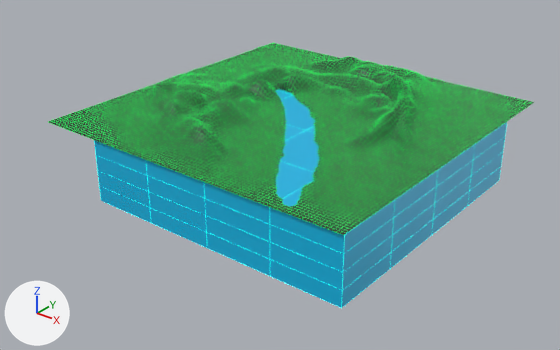
What one commit did to the Blender file web-design/Blender Models/cyberspace/cyberspace.blend.
The view is the same before and after, from a camera (50 mm lens) standing at (17.4, -23.9, 13.2) and looking at (-1.3, -0.6, -1.3). The lights are fixed; the arrows at lower left show +X, +Y and +Z.

The scene before the commit, as lines of its bpy script (objects in view):
```python
me_cube = bpy.data.meshes.new('Cube')
me_cube.from_pydata(...)  # a box spanning x -1.0..1.0, y -1.0..1.0, z -1.0..1.0
me_cube.materials.append(mat_material_004)  # cyan #04b8e7
me_cube.materials.append(mat_material_005)  # cyan #0fffe5
me_plane_001 = bpy.data.meshes.new('Plane.001')
me_plane_001.from_pydata(...)  # 10404 vertices, 10201 faces; spans x -1.0..1.0, y -1.0..1.0, z -0.12..0.16
me_plane_001.materials.append(mat_material_002)  # black #191919
me_plane_001.materials.append(mat_material_001)  # black #000000
ob_landscape = bpy.data.objects.new('Landscape', me_plane_001)
ob_landscape.location = (-3.23, 3.26, 0.0)
ob_landscape.scale = (8.12, 8.12, 8.12)
_m = ob_landscape.modifiers.new('Wireframe', 'WIREFRAME')
_m.thickness = 0.002
_m.use_replace = False
_m.material_offset = 1
ob_river = bpy.data.objects.new('River', me_cube)
ob_river.location = (-1.67, 1.79, -1.55)
ob_river.scale = (6.54, 6.54, 1.5)
_m = ob_river.modifiers.new('Subdivision', 'SUBSURF')
_m.subdivision_type = 'SIMPLE'
_m.levels = 6
_m.render_levels = 6
_m = ob_river.modifiers.new('Wireframe', 'WIREFRAME')
_m.thickness = 0.003
_m.use_replace = False
_m.material_offset = 1
```
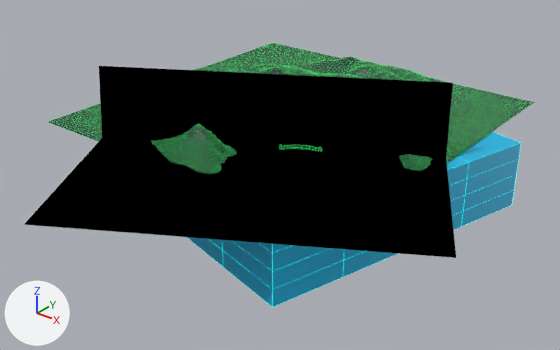
Commit message: updated cyberspace environment model with a bridge

What changed in the scene script:
```text
Add mat_greenscreen:
    mat_greenscreen = bpy.data.materials.new('Greenscreen')
    mat_greenscreen.use_nodes = True; mat_greenscreen.node_tree.nodes.clear()
    _N = mat_greenscreen.node_tree.nodes; _L = mat_greenscreen.node_tree.links
    n0 = _N.new('ShaderNodeOutputMaterial'); n0.name = 'Material Output'
    n1 = _N.new('ShaderNodeHoldout'); n1.name = 'Holdout'
    _L.new(n1.outputs[0], n0.inputs[0])  # 'Holdout' to 'Surface'
Change me_plane_001:
    where me_plane_001.from_pydata(...)  # 10404 vertices, 10201 faces; spans x -1.0..1.0, y -1.0..1.0, z -0.12..0.16
    used by ob_landscape; location = (-3.23, 3.26, 0.0); scale = (8.12, 8.12, 8.12)
    me_plane_001 part 1: the whole mesh is scaled about the mesh origin by 8.12
Add me_cube_002:
    me_cube_002.from_pydata(...)  # 172 vertices, 178 faces; spans x -0.19..1.59, y -0.72..-0.09, z -0.05..0.18
    me_cube_002.materials.append(mat_material_002)  # black #191919
    me_cube_002.materials.append(mat_material_001)  # black #000000
Add me_plane_002:
    me_plane_002.from_pydata([(-1.67, -1.39, 0.0), (1.0, -1.39, 0.0), (-1.67, 0.1, 0.57), (1.0, 0.1, 0.57), (-1.67, 0.02, 0.0), (1.0, 0.02, 0.0)], [], [(4, 5, 3, 2), (0, 1, 5, 4)])
    me_plane_002.materials.append(mat_greenscreen)
Change ob_landscape:
    ob_landscape.scale: (8.12, 8.12, 8.12) -> (1.0, 1.0, 1.0)
    where _m = ob_landscape.modifiers.new('Wireframe', 'WIREFRAME')
    _m.thickness: 0.002 -> 0.01
Change ob_river:
    ob_river.rotation_euler: (0.0, 0.0, 0.0) -> (0.0, 0.0, -0.265)  # degrees (0, 0, 0) -> degrees (0, 0, -15)
Add ob_bridge:
    ob_bridge = bpy.data.objects.new('Bridge', me_cube_002)
    ob_bridge.location = (-1.4, 0.01, 0.05)
    ob_bridge.rotation_euler = (0.0, 0.0, 0.53)  # degrees (0, 0, 30)
    _m = ob_bridge.modifiers.new('Wireframe', 'WIREFRAME')
    _m.thickness = 0.01
    _m.use_replace = False
    _m.material_offset = 1
Add ob_bridge_greenscreen:
    ob_bridge_greenscreen = bpy.data.objects.new('Bridge Greenscreen', me_plane_002)
    ob_bridge_greenscreen.location = (0.0, 0.0, 0.01)
    ob_bridge_greenscreen.rotation_euler = (0.0, 0.0, 0.527)  # degrees (0, 0, 30)
    ob_bridge_greenscreen.scale = (5.46, 5.46, 5.46)
```

What differs and where, as boxes (x1, y1, x2, y2) in the pictures (560 x 350 px):
'Bridge Greenscreen', added: after (24, 66, 456, 258)
'Landscape', modifiers changed, rescaled: before (48, 43, 534, 235); after (48, 43, 534, 174)
'River', turned: before (94, 89, 507, 308); after (187, 132, 521, 307)
'Bridge', added: after (279, 144, 322, 152)
